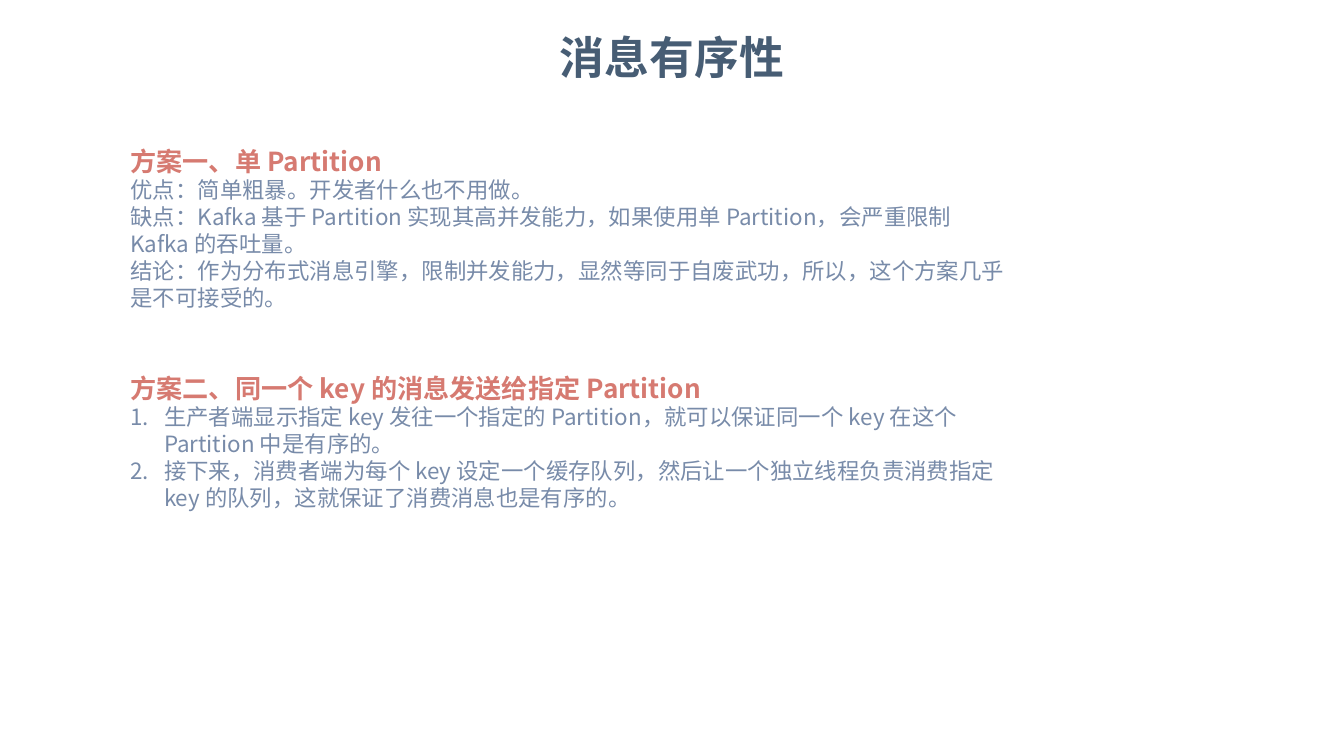
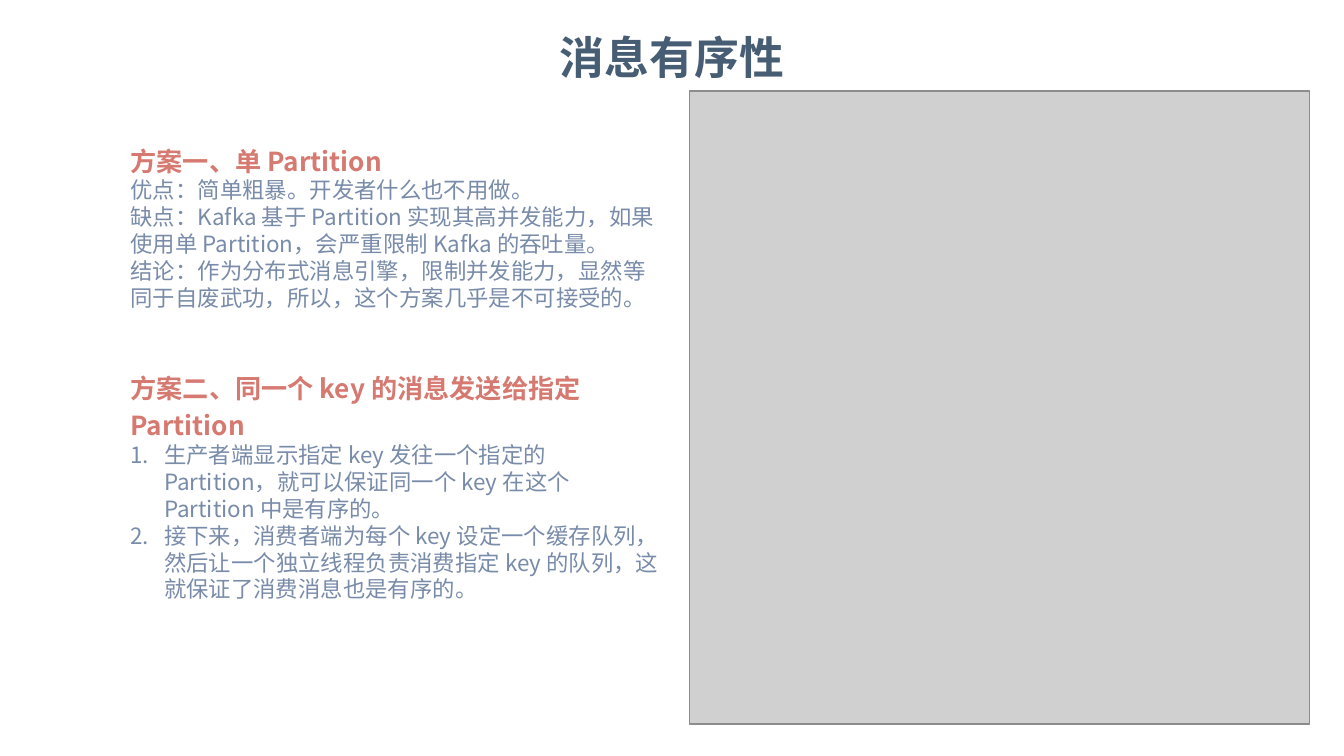
Before and after one commit to dunwu/bigdata-tutorial, a slide deck: slide 34 of assets/kafka/kafka.pptx (slide 31 before the commit). Drawn at 1344x756 pixels with LibreOffice and Linux fonts; fonts in the diff are those of the drawing; grey boxes stand for pictures; background and template pictures are left out. Boxes give left, top, right and bottom in pixels: in the first picture for what was removed or moved away, otherwise in the second. Text is boxed around its words. In the diff, an @@ line names an element or a change of style, - is before the commit and + after.

```diff
--- a/assets/kafka/kafka.pptx
+++ b/assets/kafka/kafka.pptx
@@ picture added at bbox=[689, 91, 1309, 724] @@
@@ text "方案一、单 Partition" rewrapped from bbox=[130, 148, 1004, 308] to bbox=[131, 148, 654, 308] @@
@@ text "方案二、同一个 key 的消息发送给指定 Partition" rewrapped from bbox=[130, 375, 994, 511] to bbox=[131, 375, 659, 599] @@
```
Also in this commit, not shown: 19 other slides changed, 5 slides added, 18 slides removed, 3 other files.
